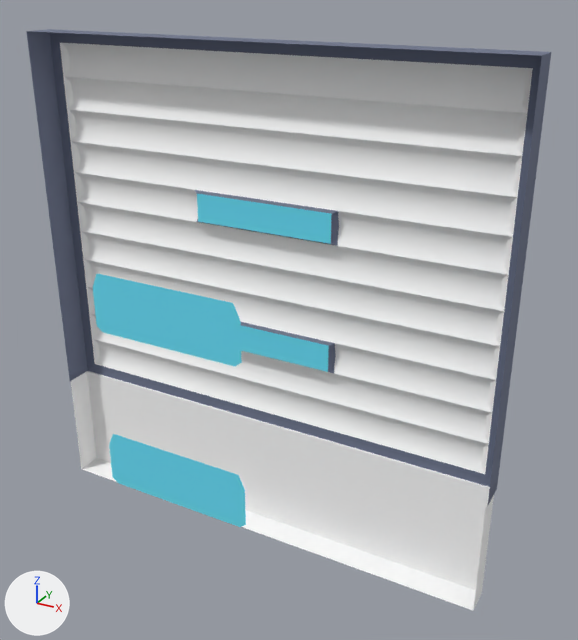
A saved change to the FBX model Assets/Models/Angelo/Imports/ExteriorWallWindow2.FBX.
Camera for both pictures: a camera (50 mm lens) standing at (0.31, -0.506, 0.363) and looking at (0.054, -0.04, 0.13). Lighting does not change. The marker at lower left points along +X, +Y and +Z. Where no turn or scale is listed for an object, it has been applied to the vertices.

Script lines for the objects in view, before the commit:
```python
me_mesh = bpy.data.meshes.new('Mesh')
me_mesh.from_pydata(...)  # 16 vertices, 2 faces; spans x 0.0042..0.1042, y 0.0531, z 0.0618..0.2046
me_mesh.materials.append(mat_material__3)  # cyan #69e5fb
me_mesh_001 = bpy.data.meshes.new('Mesh.001')
me_mesh_001.from_pydata(...)  # 332 vertices, 294 faces; spans x -0.204..0.204, y -0.015..0.015, z -0.099..0.318
me_mesh_001.materials.append(mat_material__2)  # picture img_texture_png
me_mesh_002 = bpy.data.meshes.new('Mesh.002')
me_mesh_002.from_pydata(...)  # 20 vertices, 8 faces; spans x -0.0606..0.0606, y 0.0073..0.0075, z 0.0666..0.1981
me_mesh_002.materials.append(mat_material__3)  # cyan #69e5fb
ob_box001 = bpy.data.objects.new('Box001', me_mesh_001)
ob_box001.location = (0.0003, 0.006, -0.0012)
ob_window = bpy.data.objects.new('Window', me_mesh)
ob_window.location = (0.0, -0.2366, 0.0)
ob_window001 = bpy.data.objects.new('Window001', me_mesh_002)
ob_window001.location = (0.0003, 0.006, -0.0012)
```
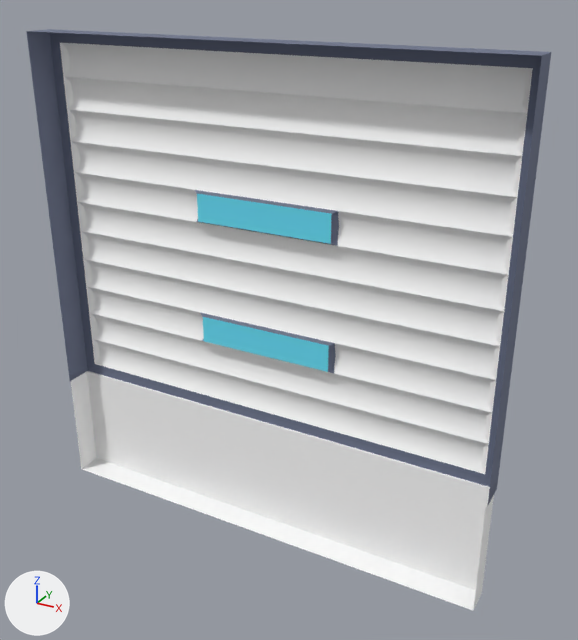
Boxes [x1, y1, x2, y2] around the edits, measured in the pictures (578 x 640 px):
'Window', deleted (cyan): before [93, 273, 246, 527]

What the commit changed:
Object 'Window' (ob_window) is deleted.
